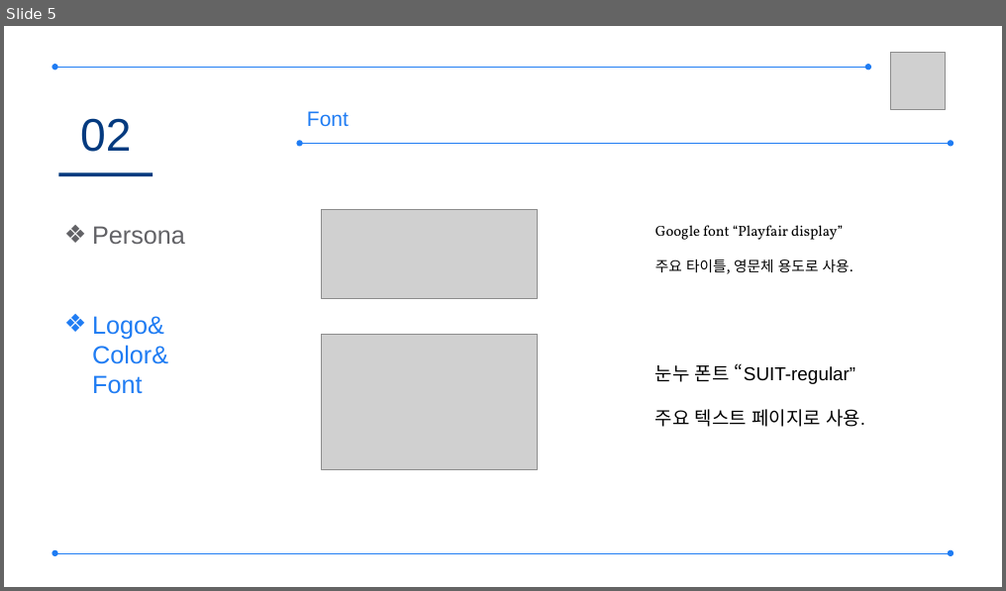
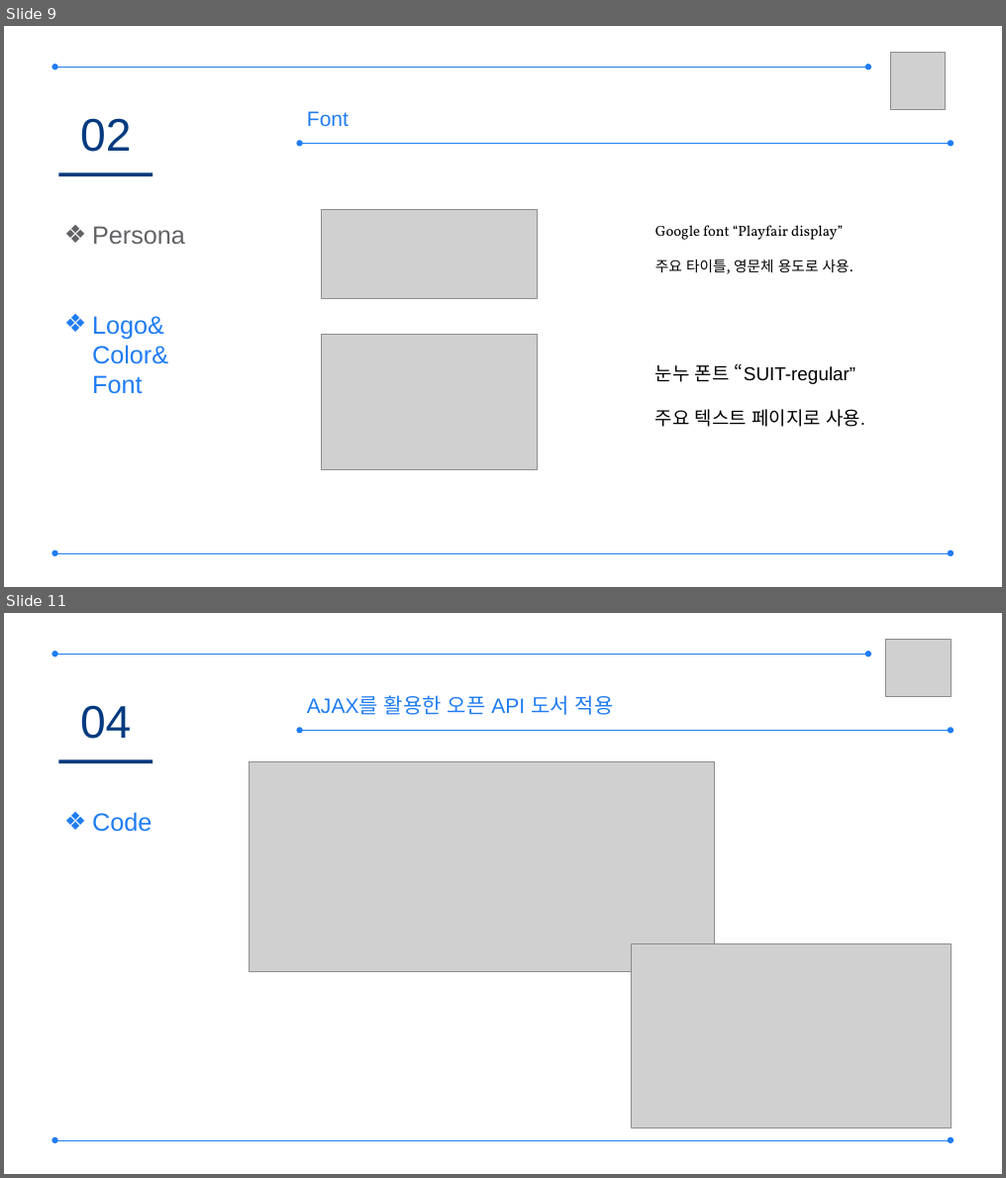
Before and after one commit to naisha855/Project_4, a slide deck: Plan/프레젠테이션1.pptx. Shown one above the other, each under a label of ours: slide 5 before the commit, slides 9 and 11 after it; the slides between them are not shown. The pictures are 1006x591 and 1006x1178 pixels, drawn with LibreOffice and Linux fonts; fonts in the diff are those of the drawing; grey boxes stand for pictures. Boxes give left, top, right and bottom in pixels: in the first picture for what was removed or moved away, otherwise in the second. Text is boxed around its words. In the diff, an @@ line names an element or a change of style, - is before the commit and + after.

```diff
--- a/Plan/프레젠테이션1.pptx
+++ b/Plan/프레젠테이션1.pptx
@@ slide 11 added at (4,613,1002,1174), background #FFFFFF @@
@@ picture added at (885,639,950,696) @@
@@ double arrow added from (54, 655) to (868, 655), #1F7CF3 0.5 pt @@
@@ text added at (307,695,614,715), 20 pt, text #1F7CF3 @@
+AJAX를 활용한 오픈 API 도서 적용
@@ text added at (80,705,131,739), 44 pt, text #043A7F @@
+04
@@ double arrow added from (300, 731) to (951, 731), #1F7CF3 0.5 pt @@
@@ rectangle added at (58,760,152,763), fill #043A7F @@
@@ picture added at (249,761,715,971) @@
@@ text added at (92,812,152,832), 24 pt, text #1F7CF3 @@
+❖ Code
@@ picture added at (631,944,950,1128) @@
@@ double arrow added from (54, 1141) to (951, 1141), #1F7CF3 0.5 pt @@
@@ what was slide 5 is now slide 9 @@
```
Also in this commit, not shown: 2 slides changed, 8 other slides added, 1 slide removed, 2 other files.
